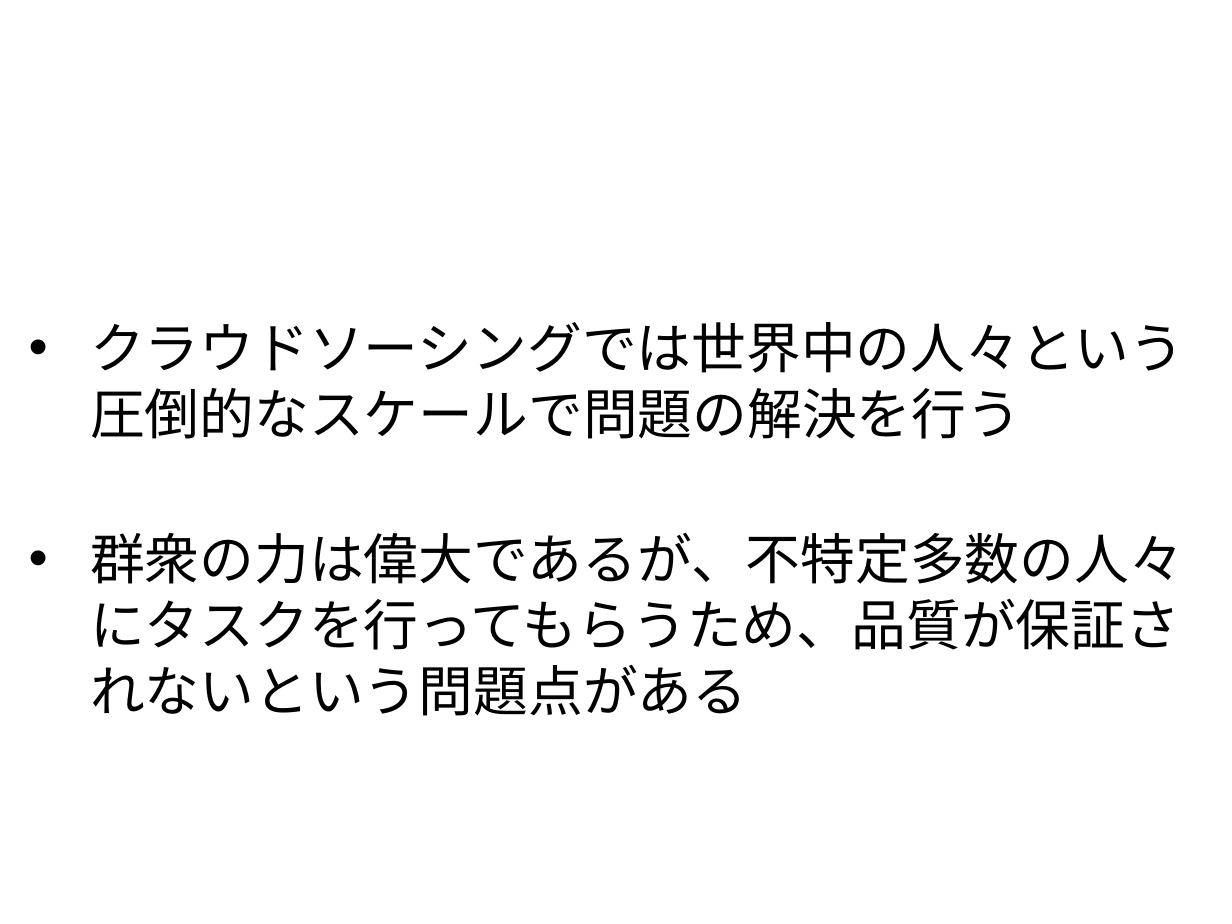
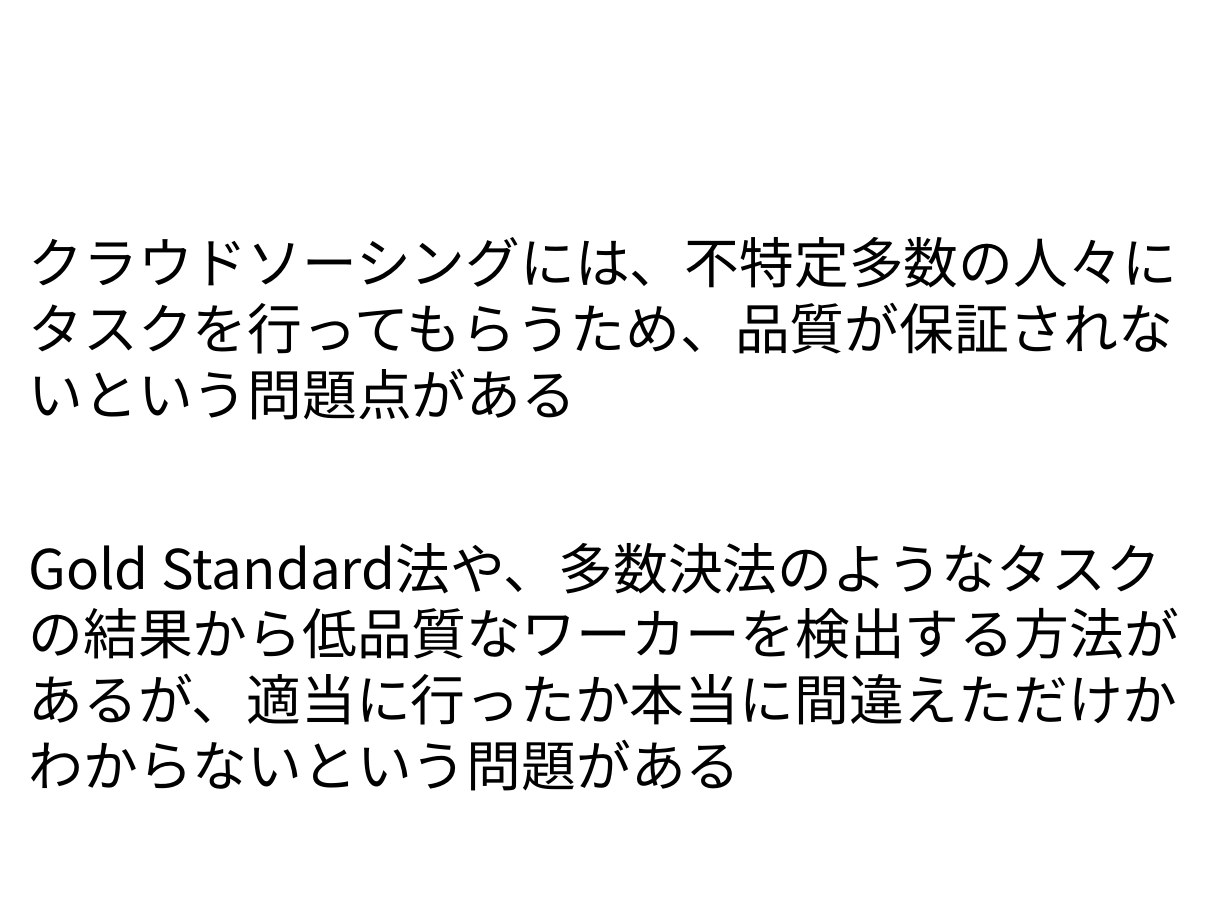
Before and after one commit to tomoya-mikami/task2, a slide deck: slide 3 of slide/presentation.pptx. Drawn at 1232x924 pixels with LibreOffice and Linux fonts; fonts in the diff are those of the drawing; background and template pictures are left out. Boxes give left, top, right and bottom in pixels: in the first picture for what was removed or moved away, otherwise in the second. Text is boxed around its words. In the diff, an @@ line names an element or a change of style, - is before the commit and + after.

```diff
--- a/slide/presentation.pptx
+++ b/slide/presentation.pptx
@@ text at [29, 237, 1178, 420]: text changed @@
-• 群衆の力は偉大であるが、不特定多数の人々にタスクを行ってもらうため、品質が保証されないという問題点がある
+クラウドソーシングには、不特定多数の人々にタスクを行ってもらうため、品質が保証されないという問題点がある
@@ text removed at [90, 322, 1184, 439] @@
-• クラウドソーシングでは世界中の人々という圧倒的なスケールで問題の解決を行う
@@ text added at [29, 543, 1179, 791], 32 pt, text #000000 @@
+Gold Standard法や、多数決法のようなタスクの結果から低品質なワーカーを検出する方法があるが、適当に行ったか本当に間違えただけかわからないという問題がある
```
Also in this commit, not shown: 13 other slides changed, 3 slides added, 1 slide removed, 1 other file.
